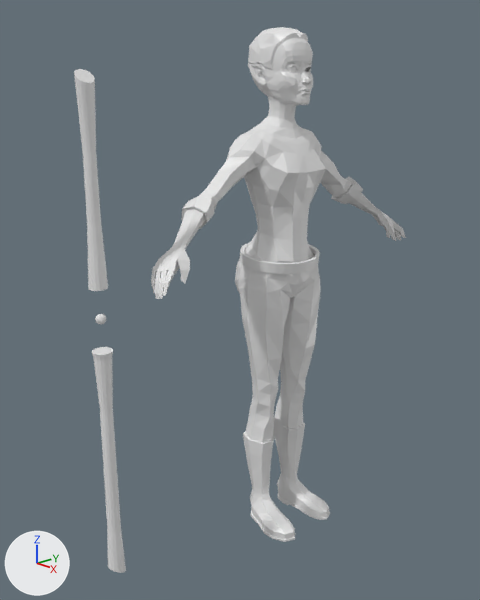
What one commit did to the Blender file characters/trinth_lowPoly.blend.
One viewpoint serves both versions: a 50 mm camera at (5.64, -5.74, 4.3) aimed at (-0.14, -0.51, 1.88). Every picture has the same lights, and +X, +Y and +Z are marked at lower left.
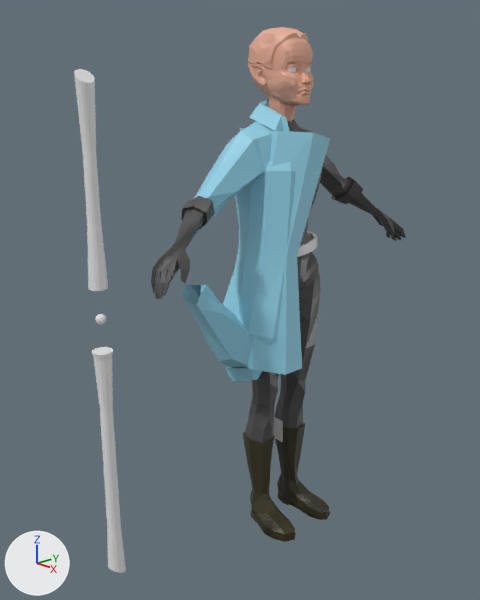
What differs and where, as boxes (x1, y1, x2, y2) in the pictures (480 x 600 px):
'coat', added (cyan): after (181, 99, 330, 382)
'Cylinder', moved, turned, rescaled: before (239, 242, 320, 274); after (297, 231, 317, 257)
part 1 of me_cube, recoloured: before (151, 116, 406, 443); after (151, 118, 406, 443)
part 2 of me_cube, recoloured (grey to beige): (248, 27, 313, 122) in both
part 3 of me_cube, recoloured: (243, 423, 330, 542) in both

The change, as a list of edits to the scene's bpy script:
```text
Add mat_boots:
    mat_boots = principled_material('boots')
    mat_boots.base_color = (0.0354, 0.0311, 0.00998)  # brown #353119
Add mat_clothes:
    mat_clothes = principled_material('clothes')
    mat_clothes.base_color = (0.0708, 0.0708, 0.0708)  # dark grey #4b4b4b
    mat_clothes.roughness = 0.4
Add mat_default:
    mat_default = principled_material('default')
    mat_default.base_color = (0.8, 0.42, 0.303)  # beige #e7ad96
Add mat_coat:
    mat_coat = principled_material('coat')
    mat_coat.base_color = (0.288, 0.641, 0.8)  # cyan #92d1e7
Change me_cube:
    where me_cube.from_pydata(...)  # 966 vertices, 1006 faces, 2 loose edges; spans x -1.21..1.94, y -5.22..0.66, z -3.96..2.26
    used by ob_body; location = (0.0, -0.22, 2.74); scale = (0.361, 0.352, 1.0)
    me_cube part 1: 367 of the faces centred in x -1.15..1.22, y -5.18..0.61, z -2.68..1.25 switch from mat_material (white #e7e7e7) to mat_clothes (dark grey #4b4b4b)
    me_cube part 2: 506 of the faces centred in x -1.16..1.23, y -1.3..0.63, z -0.73..2.25 switch from mat_material (white #e7e7e7) to mat_default (beige #e7ad96)
    me_cube part 3: 112 of the faces centred in x -0.62..1.86, y -0.84..0.24, z -3.94..-2.75 switch from mat_material (white #e7e7e7) to mat_boots (brown #353119)
Add me_plane_001:
    me_plane_001.from_pydata(...)  # 69 vertices, 56 faces; spans x -1.9..1.9, y -1.4..1.75, z -0.79..0.69
    me_plane_001.materials.append(mat_coat)  # cyan #92d1e7
Change ob_cylinder:
    ob_cylinder.location: (0.04, -0.01, 2.38) -> (0.04, -0.01, 2.51)
    ob_cylinder.rotation_euler: (0.0, 0.132, 0.0) -> (0.0776, -0.00524, -0.000407)  # degrees (0, 7.6, 0) -> degrees (4.4, -0.3, -0)
    ob_cylinder.scale: (0.4, 0.486, 0.0593) -> (0.341, 0.486, 0.0591)
Add ob_coat:
    ob_coat = bpy.data.objects.new('coat', me_plane_001)
    ob_coat.location = (0.0, -0.68, 2.55)
    ob_coat.rotation_euler = (1.44, 0.0, 0.0)  # degrees (83, 0, 0)
    ob_coat.scale = (0.316, 1.01, 1.01)
    _m = ob_coat.modifiers.new('Mirror', 'MIRROR')
    _m.use_axis = (False, True, False)
```
